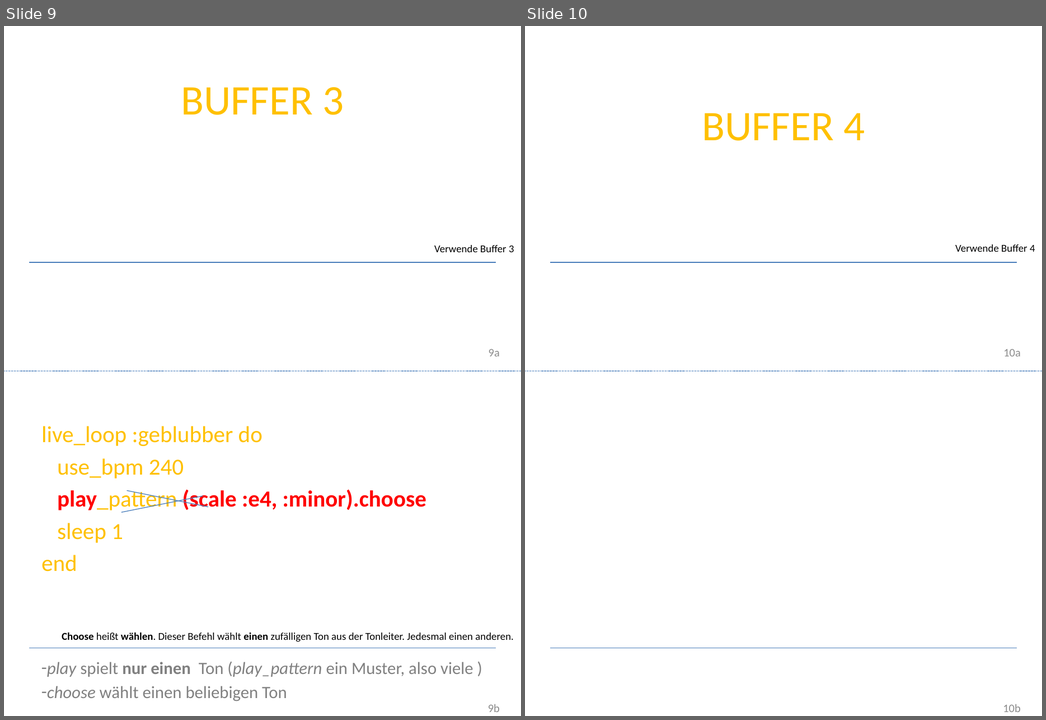
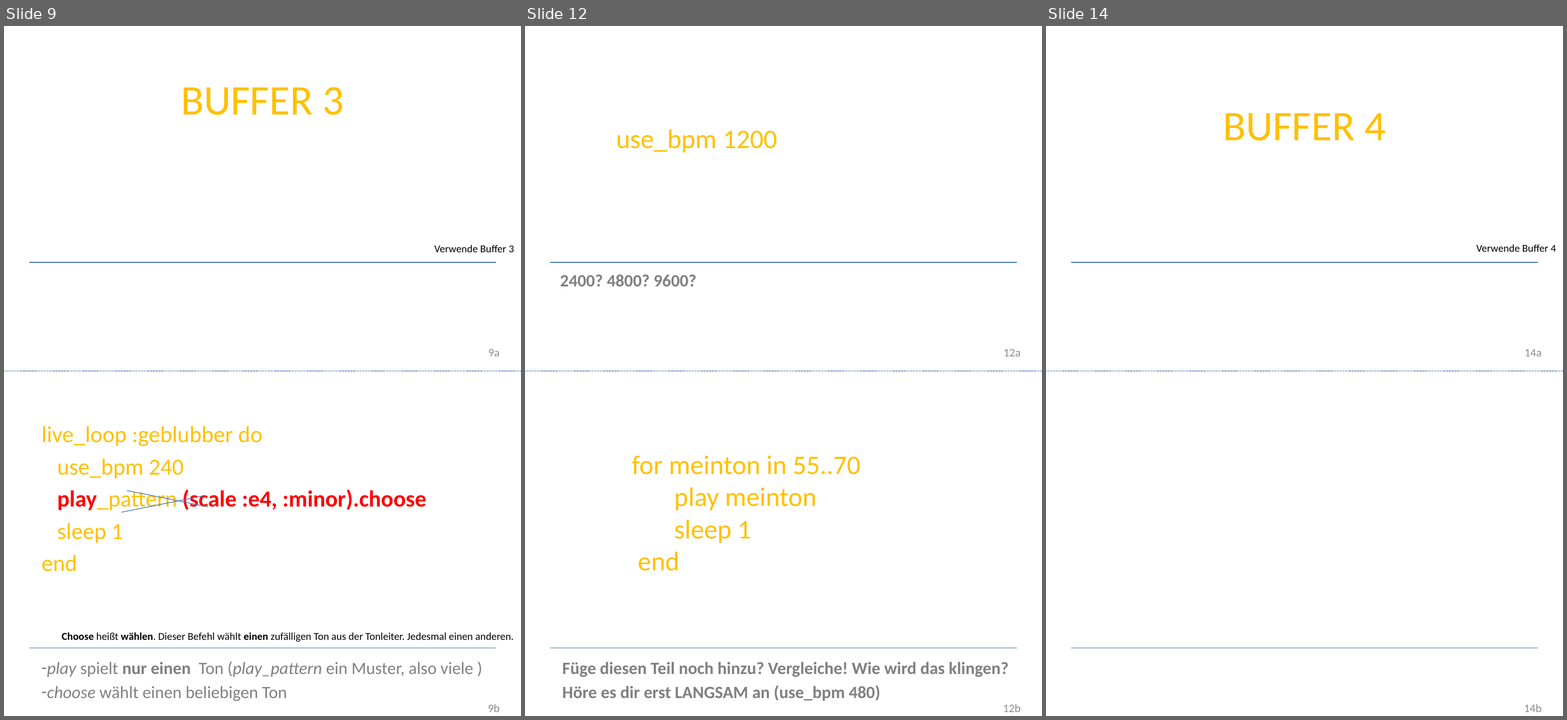
Before and after one commit to Devoxx4KidsDE/SonicPI, a slide deck: presentation/de/Sonic PI Workshop_de.pptx. Shown side by side, each under a label of ours: slides 9 and 10 before the commit, slides 9, 12 and 14 after it; the slides between them are not shown. The pictures are 1046x720 and 1567x720 pixels, drawn with LibreOffice and Linux fonts; fonts in the diff are those of the drawing; background and template pictures are left out. Boxes give left, top, right and bottom in pixels: in the first picture for what was removed or moved away, otherwise in the second. Text is boxed around its words. In the diff, an @@ line names an element or a change of style, - is before the commit and + after.

```diff
--- a/presentation/de/Sonic PI Workshop_de.pptx
+++ b/presentation/de/Sonic PI Workshop_de.pptx
@@ slide 12 added at (525,26,1042,716), background #FFFFFF; not listed: 5 template elements that a slide beside it also shows @@
@@ text added at (616,129,778,153), 28 pt, text #FFC000 @@
+use_bpm 1200
@@ text added at (560,275,697,286), 18 pt, text #808080, bold @@
+2400? 4800? 9600?
@@ text added at (632,456,861,571), 28 pt, text #FFC000 @@
+for meinton in 55..70
+play meinton
+sleep 1
+end
@@ text added at (563,662,1009,701), 18 pt, text #808080, bold @@
+Füge diesen Teil noch hinzu? Vergleiche! Wie wird das klingen?
+Höre es dir erst LANGSAM an (use_bpm 480)
@@ what was slide 10 is now slide 14 @@
@@ page number at (1525,349,1542,356): text changed @@
-10a
+14a
@@ page number at (1524,704,1542,712): text changed @@
-10b
+14b
```
Also in this commit, not shown: 4 slides changed, 3 other slides added.
